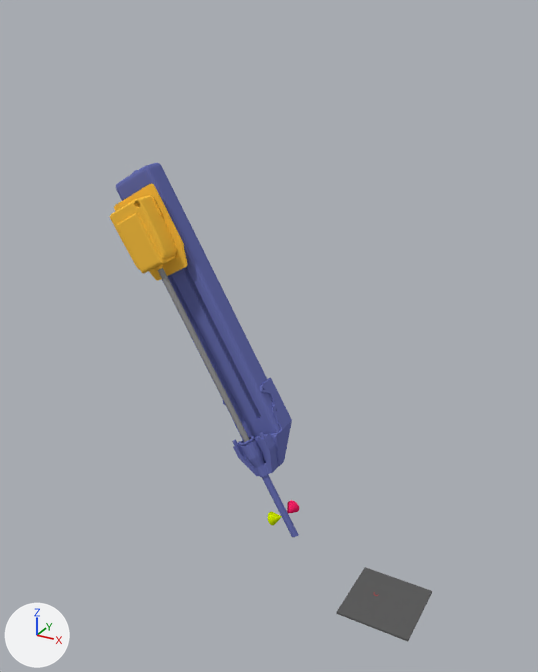
Before and after pictures for a commit that changed the Blender file Blender/psm2.blend.
The view is the same before and after, from a 50 mm lens placed at (3.09, -7.73, 7.07), pointed at (-1.49, 0.59, 2.91). The lights are fixed; the arrows at lower left show +X, +Y and +Z.

Names of what the first picture shows: '/ambf/env/psm2/base link', '/ambf/env/psm2/main insertion link', '/ambf/env/psm2/pitch end link', '/ambf/env/psm2/tool roll link', 'Table'.
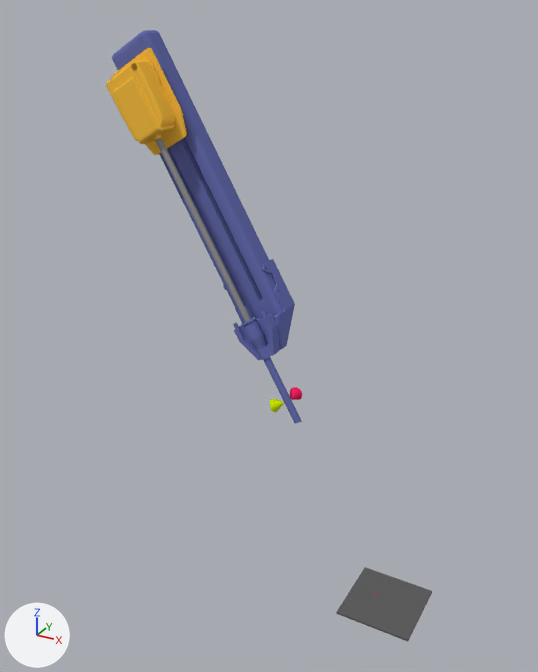
Pixel boxes [x1, y1, x2, y2] of what changed, in the pictures (538 x 672 px):
'/ambf/env/psm2/pitch end link', moved
    before: [116, 163, 299, 537]
    after: [112, 30, 302, 423]
'/ambf/env/psm2/main insertion link', moved
    before: [110, 184, 188, 281]
    after: [106, 48, 187, 155]
'/ambf/env/psm2/tool roll link', moved
    before: [158, 268, 250, 442]
    after: [155, 138, 251, 322]
'/ambf/env/psm2/base link', moved
    before: [287, 500, 299, 513]
    after: [290, 387, 302, 400]
'/ambf/env/psm2/yaw link', moved
    before: [268, 512, 282, 525]
    after: [270, 399, 284, 412]

What changed in the scene script:
```text
Change ob_ambf_env_psm2_base_link:
    ob_ambf_env_psm2_base_link.location: (-1.0, 0.2, 0.3) -> (-1.14, 0.51, 2.01)
```
